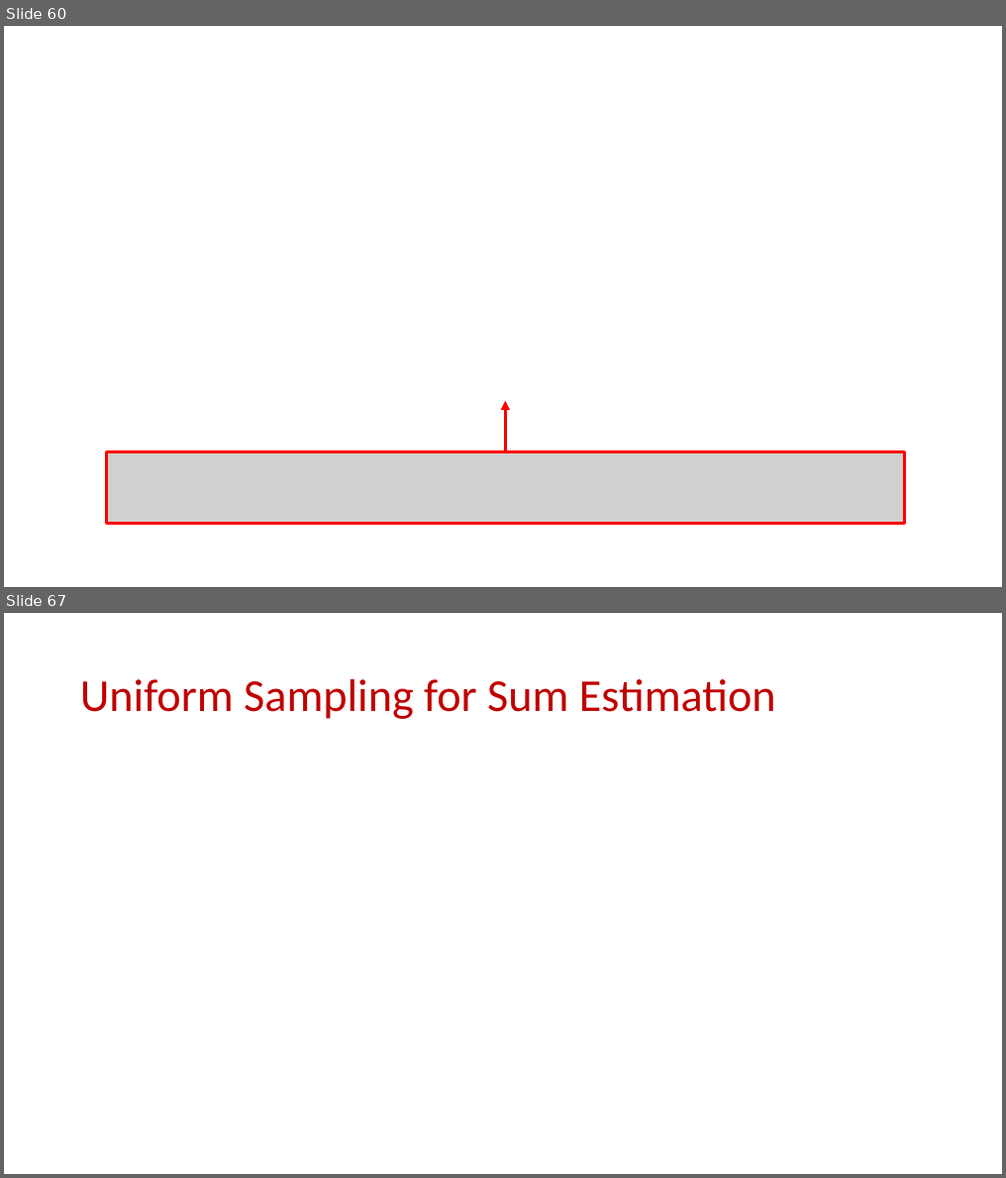
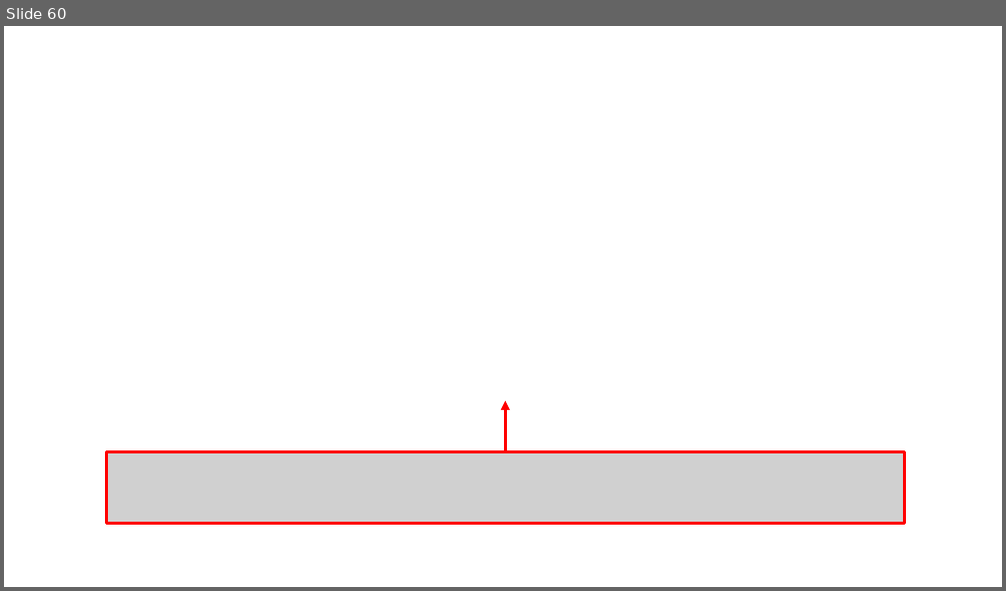
Before and after one commit to samsonzhou/samsonzhou.github.io, a slide deck: CSCE658-S24/L11.pptx. Shown one above the other, each under a label of ours: slides 60 and 67 before the commit, slide 60 after it; the slides between them are not shown. The pictures are 1006x1178 and 1006x591 pixels, drawn with LibreOffice and Linux fonts; fonts in the diff are those of the drawing; grey boxes stand for pictures. Boxes give left, top, right and bottom in pixels: in the first picture for what was removed or moved away, otherwise in the second. Text is boxed around its words. In the diff, an @@ line names an element or a change of style, - is before the commit and + after.

```diff
--- a/CSCE658-S24/L11.pptx
+++ b/CSCE658-S24/L11.pptx
@@ slide 67 removed at (4, 613, 1002, 1174), background #FFFFFF @@
@@ title removed at (80, 679, 776, 719) @@
-Uniform Sampling for Sum Estimation
```
Also in this commit, not shown: 34 other slides removed, 3 other files.
